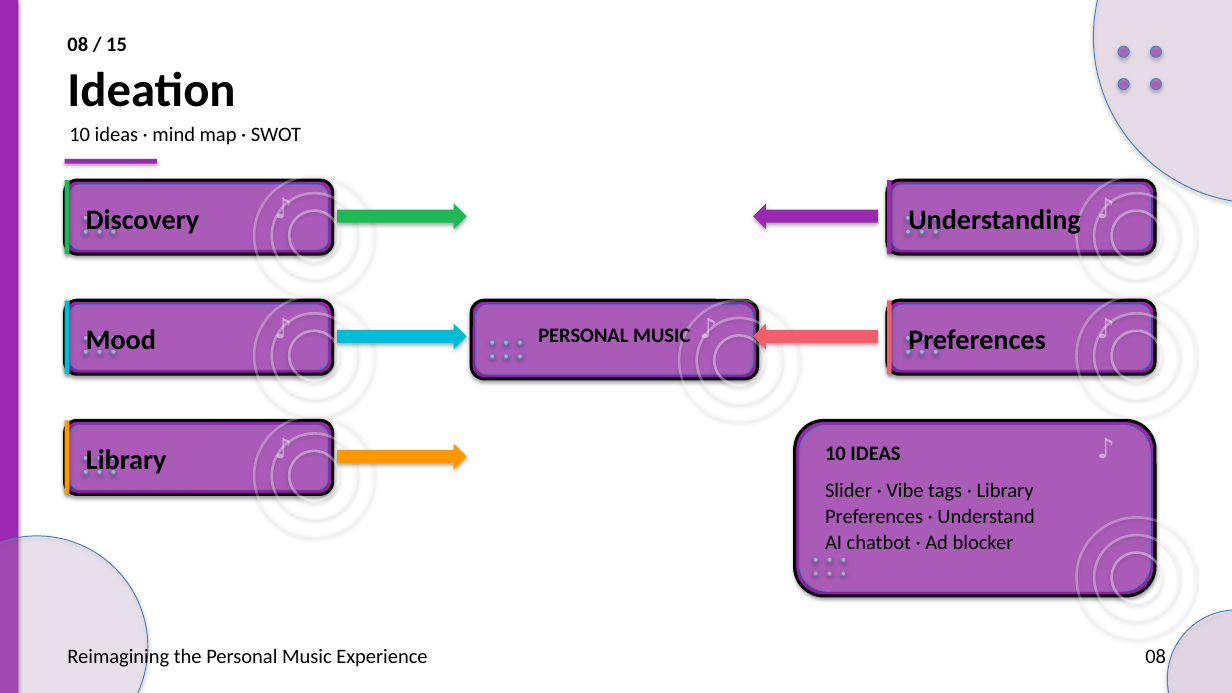
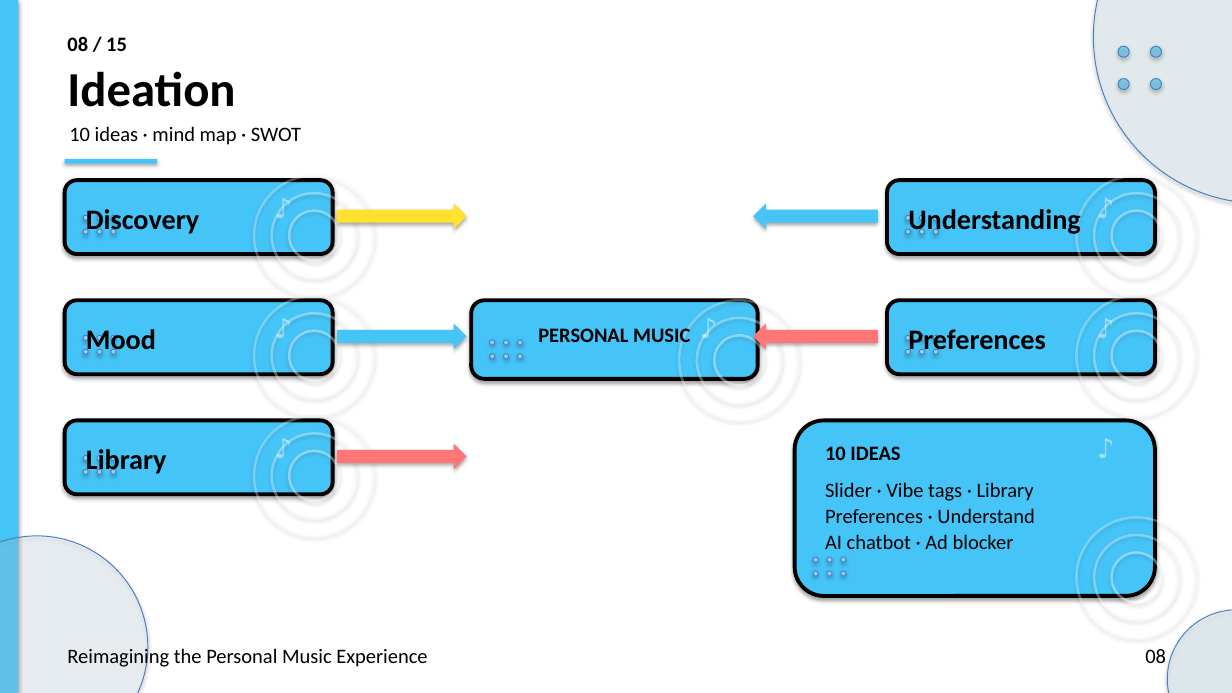
Before and after one commit to preet-kamdar/design-thinking-sem3, a slide deck: slide 8 of docs/Presentation.pptx. Drawn at 1232x693 pixels with LibreOffice and Linux fonts; fonts in the diff are those of the drawing. Boxes give left, top, right and bottom in pixels: in the first picture for what was removed or moved away, otherwise in the second. Text is boxed around its words. In the diff, an @@ line names an element or a change of style, - is before the commit and + after.

```diff
--- a/docs/Presentation.pptx
+++ b/docs/Presentation.pptx
@@ ellipse at bbox=[1093, 0, 1232, 203]: fill #E1BEE7 at 28% opacity to #D6F1FC at 28% opacity @@
@@ fill #9C27B0 at 55% opacity to #45C4F8 at 55% opacity in 4 elements at bbox=[1118, 46, 1129, 57], bbox=[1151, 46, 1162, 57], bbox=[1118, 79, 1129, 90], bbox=[1151, 79, 1162, 90] @@
@@ rectangle removed at bbox=[65, 180, 69, 254] @@
@@ rounded rectangle removed at bbox=[69, 185, 328, 250] @@
@@ right arrow at bbox=[337, 203, 467, 229]: fill #1DB954 to #FFE22E @@
@@ fill #9C27B0 to #45C4F8 in 3 elements at bbox=[0, 0, 18, 693], bbox=[65, 159, 157, 164], bbox=[753, 203, 878, 229] @@
@@ rectangle removed at bbox=[887, 180, 892, 254] @@
@@ rounded rectangle removed at bbox=[892, 185, 1151, 250] @@
@@ rectangle removed at bbox=[65, 300, 69, 374] @@
@@ rounded rectangle removed at bbox=[69, 305, 328, 370] @@
@@ right arrow at bbox=[337, 323, 467, 349]: fill #00BCD4 to #45C4F8 @@
@@ rounded rectangle removed at bbox=[476, 305, 753, 374] @@
@@ left arrow at bbox=[753, 323, 878, 349]: fill #F15E6C to #FF7676 @@
@@ rectangle removed at bbox=[887, 300, 892, 374] @@
@@ rounded rectangle removed at bbox=[892, 305, 1151, 370] @@
@@ fill #9C27B0 to #45C4F8; outline #000000 2.4 pt to #000000 3 pt in 7 elements at bbox=[471, 300, 758, 379], bbox=[887, 180, 1155, 254], bbox=[887, 300, 1155, 374], bbox=[795, 421, 1155, 596], bbox=[65, 180, 333, 254], bbox=[65, 300, 333, 374], bbox=[65, 421, 333, 494] @@
@@ rectangle removed at bbox=[65, 421, 69, 494] @@
@@ rounded rectangle removed at bbox=[69, 425, 328, 490] @@
@@ right arrow at bbox=[337, 444, 467, 470]: fill #FF9800 to #FF7676 @@
@@ rounded rectangle removed at bbox=[799, 425, 1151, 592] @@
@@ ellipse at bbox=[0, 536, 148, 693]: fill #E1BEE7 at 24% opacity to #D6F1FC at 24% opacity @@
@@ ellipse at bbox=[1167, 610, 1232, 693]: fill #E1BEE7 at 34% opacity to #D6F1FC at 34% opacity @@
```
Also in this commit, not shown: 14 other slides changed, 2 other files.
